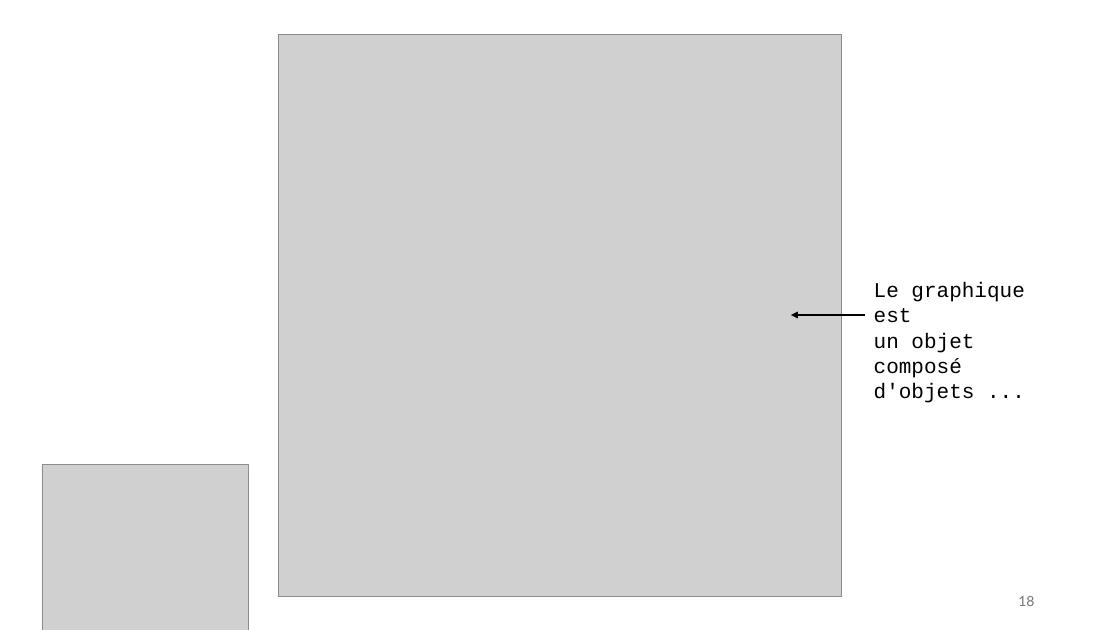
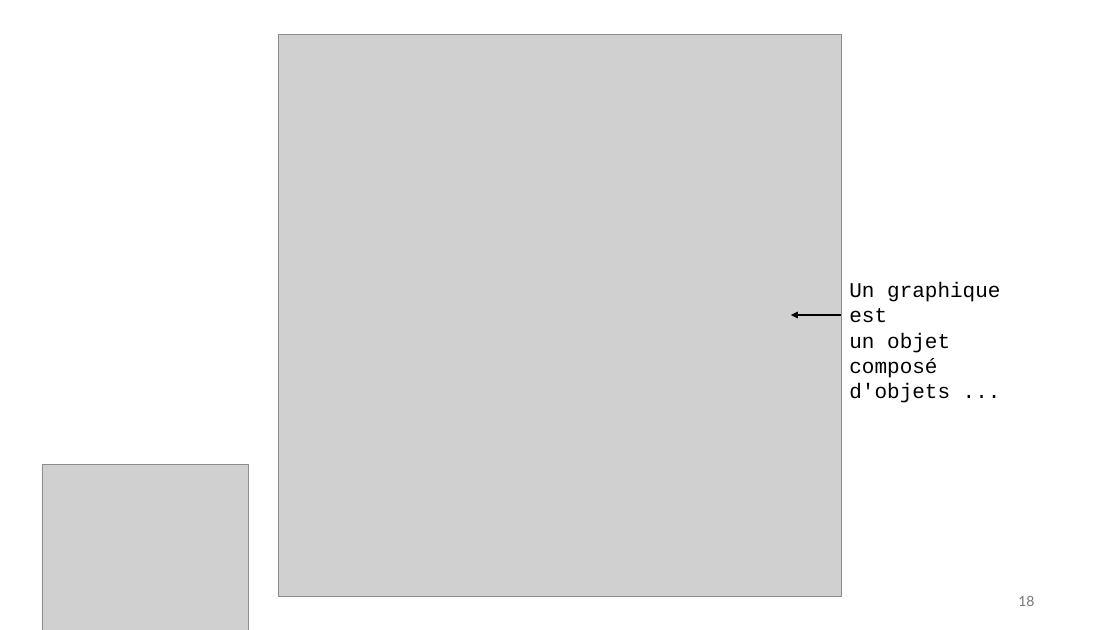
Before and after one commit to iannickgagnon/sagedays_iannick_2026, a slide deck: slide 18 of python_2/presentation_python_2.pptx. Drawn at 1120x630 pixels with LibreOffice and Linux fonts; fonts in the diff are those of the drawing; grey boxes stand for pictures. Boxes give left, top, right and bottom in pixels: in the first picture for what was removed or moved away, otherwise in the second. Text is boxed around its words. In the diff, an @@ line names an element or a change of style, - is before the commit and + after.

```diff
--- a/python_2/presentation_python_2.pptx
+++ b/python_2/presentation_python_2.pptx
@@ text "Un graphique est": place and size @@
-text "Un graphique est" at bbox=[874, 282, 1024, 403]
+text "Un graphique est" at bbox=[849, 282, 1000, 403]
@@ text at bbox=[849, 282, 1000, 323]: text changed @@
-Le graphique est
+Un graphique est
@@ arrow moved from (865, 315) - (791, 315) to (841, 315) - (791, 315) @@
```
Also in this commit, not shown: 2 other slides changed, 3 slides added.
